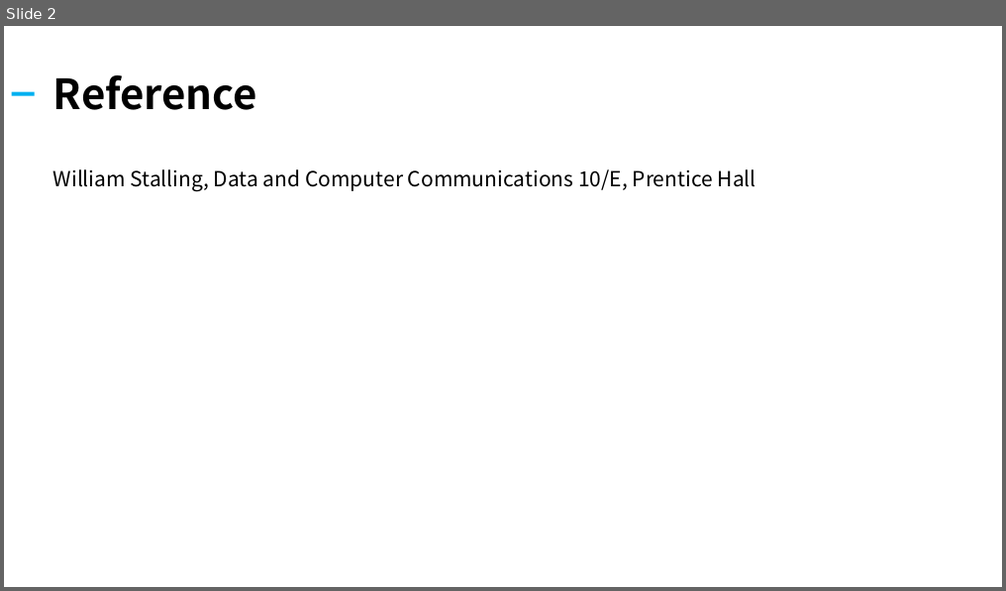
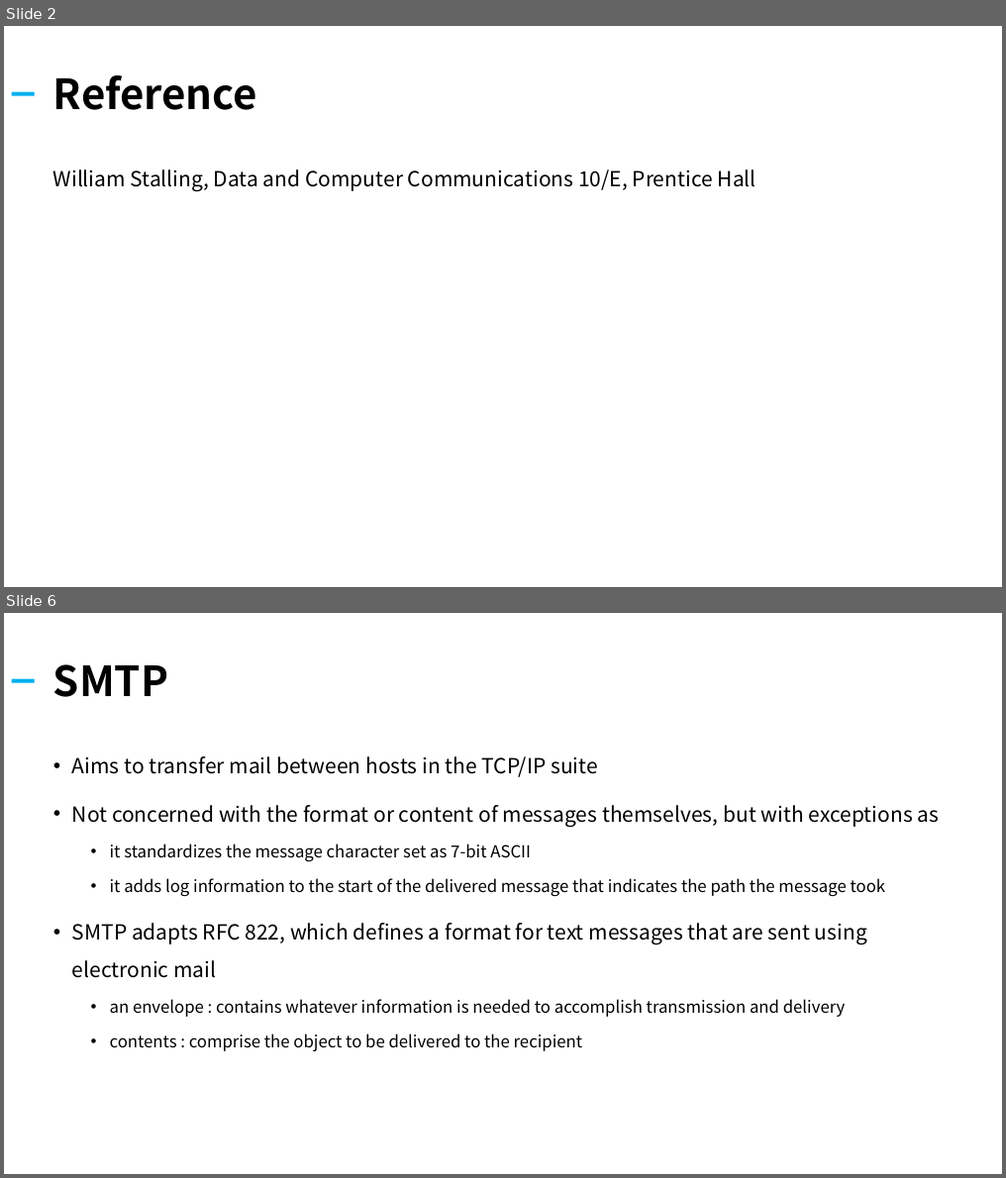
Before and after one commit to kiku99/AWS, a slide deck: Network/12. Network Internet Application.pptx. Shown one above the other, each under a label of ours: slide 2 before the commit, slides 2 and 6 after it; the slides between them are not shown. The pictures are 1006x591 and 1006x1178 pixels, drawn with LibreOffice and Linux fonts; fonts in the diff are those of the drawing. Boxes give left, top, right and bottom in pixels: in the first picture for what was removed or moved away, otherwise in the second. Text is boxed around its words. In the diff, an @@ line names an element or a change of style, - is before the commit and + after.

```diff
--- a/Network/12. Network Internet Application.pptx
+++ b/Network/12. Network Internet Application.pptx
@@ slide 6 added at (4,613,1002,1174), background #FFFFFF @@
@@ title added at (54,664,168,697), 40 pt, text #000000, bold @@
+SMTP
@@ rectangle added at (12,679,35,682), fill #00B0F0 @@
@@ text added at (72,757,940,1052), 16 pt, text #000000 @@
+• Aims to transfer mail between hosts in the TCP/IP suite
+• Not concerned with the format or content of messages themselves, but with exceptions as
+  • it standardizes the message character set as 7-bit ASCII
+  • it adds log information to the start of the delivered message that indicates the path the message took
+• SMTP adapts RFC 822, which defines a format for text messages that are sent using electronic mail
+  • an envelope : contains whatever information is needed to accomplish transmission and delivery
+  • contents : comprise the object to be delivered to the recipient
```
Also in this commit, not shown: 1 slide changed, 20 other slides added, 20 slides removed, 1 other file.
